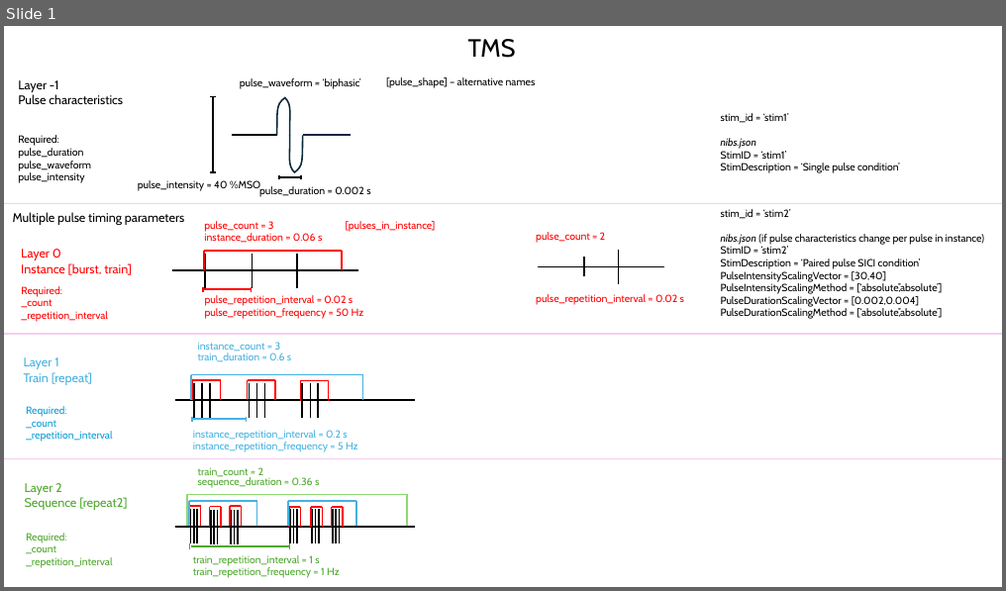
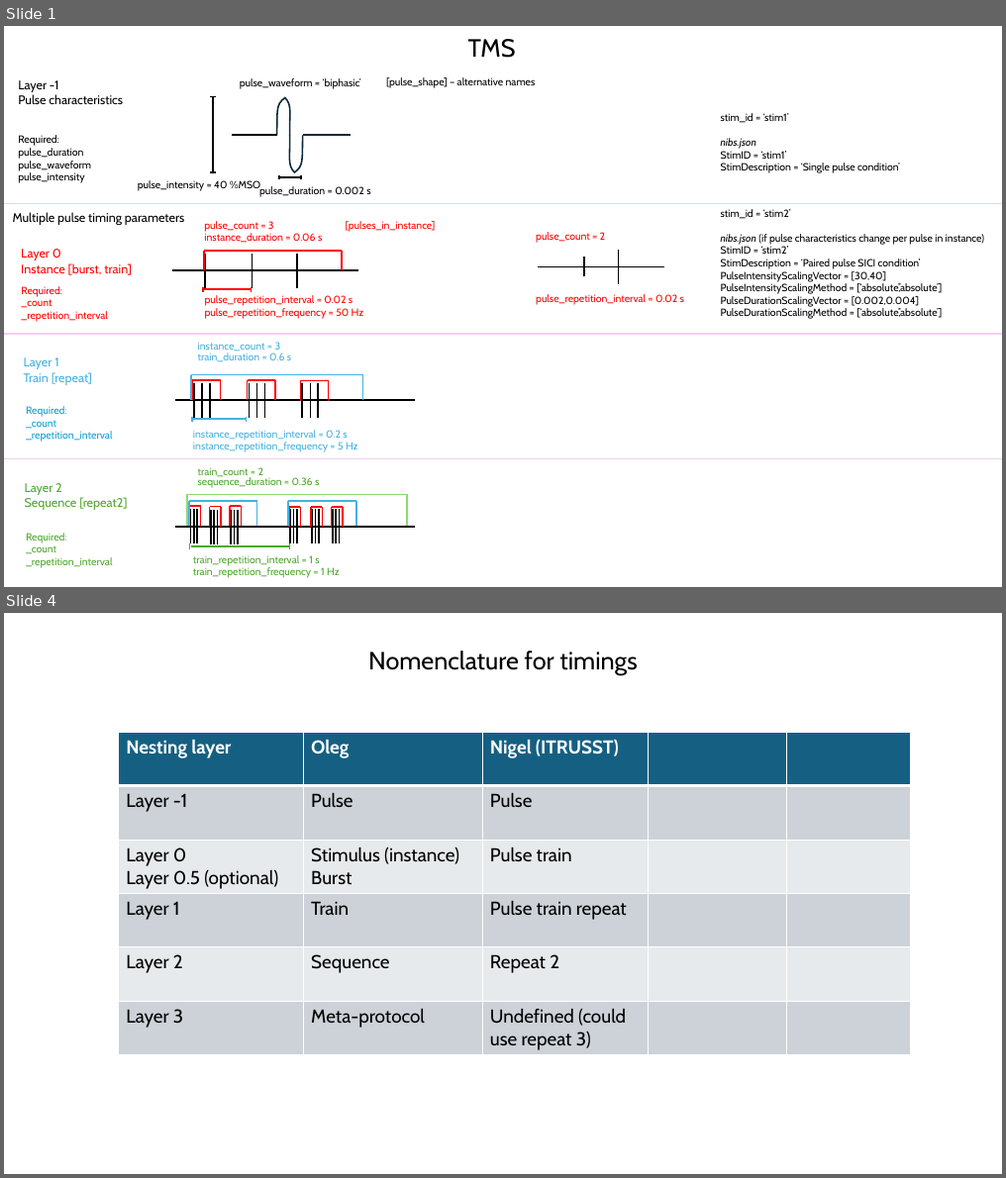
Before and after one commit to nigelrogasch/nibs-bids, a slide deck: parameter-visualisation/parameter_visualisation.pptx. Shown one above the other, each under a label of ours: slide 1 before the commit, slides 1 and 4 after it; the slides between them are not shown. The pictures are 1006x591 and 1006x1178 pixels, drawn with LibreOffice and Linux fonts; fonts in the diff are those of the drawing. Boxes give left, top, right and bottom in pixels: in the first picture for what was removed or moved away, otherwise in the second. Text is boxed around its words. In the diff, an @@ line names an element or a change of style, - is before the commit and + after.

Commit message:
Parameter visualisation update

```diff
--- a/parameter-visualisation/parameter_visualisation.pptx
+++ b/parameter-visualisation/parameter_visualisation.pptx
@@ slide 4 added at [4,613,1002,1174], background #FFFFFF @@
@@ text added at [368,651,637,676], 24 pt, text #000000 @@
+Nomenclature for timings
@@ table added at [119,732,911,1056], 6 rows, 5 columns @@
+Nesting layer | Oleg | Nigel (ITRUSST) |  | 
+Layer -1 | Pulse | Pulse |  | 
+Layer 0 / Layer 0.5 (optional) | Stimulus (instance) / Burst | Pulse train |  | 
+Layer 1 | Train | Pulse train repeat |  | 
+Layer 2 | Sequence | Repeat 2 |  | 
+Layer 3 | Meta-protocol | Undefined (could use repeat 3) |  | 
```
